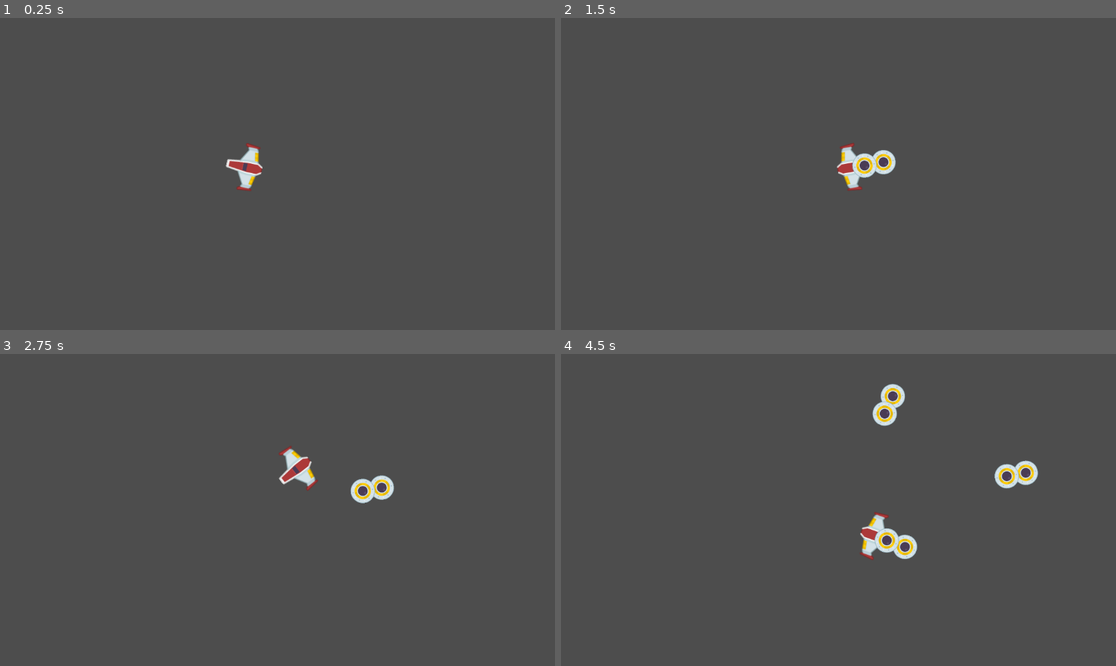
Above: before the commit, frames 1-4 (two rows, left to right).
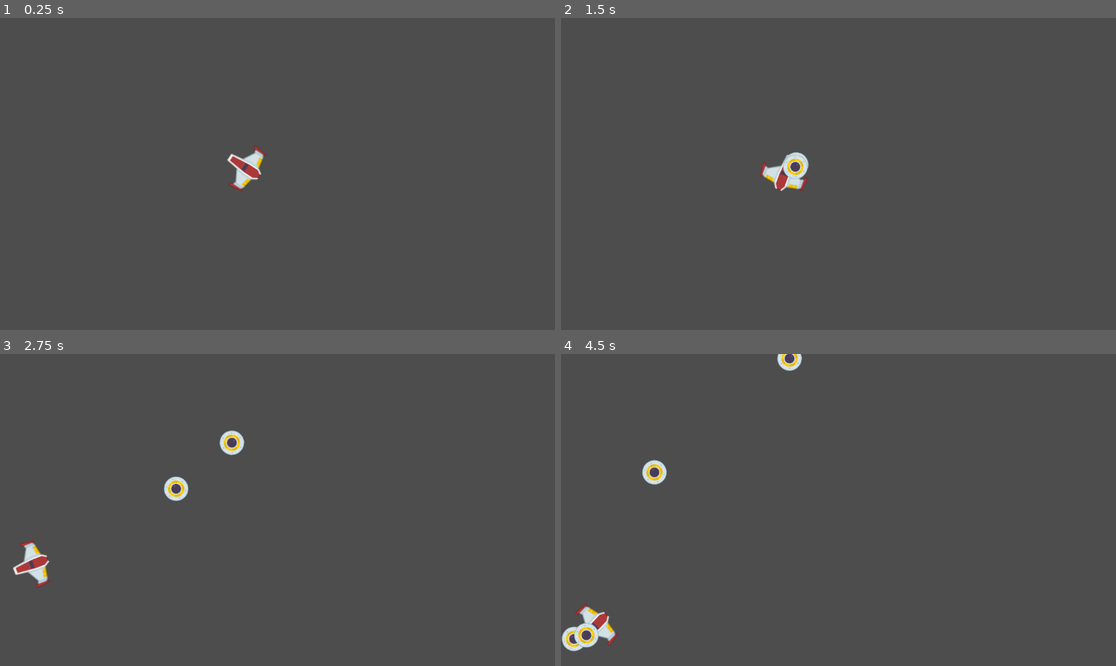
Above: after the commit, the same moments.

Repository: game-dev-besties/chicken-game
Game: Godot game, scene res://scenes/game.tscn
Same seed, same stepped clock (60 frames per second), same inputs: the game is played once before the commit and once after it.
Inputs (mouse positions are in pixels of both pictures, inside the frame that each line leads up to):
- Up to frame 1 (0.25 s): no input
- Up to frame 2 (1.5 s): move the mouse to (960, 158) at 0.52 s; press the mouse at (960, 158) at 0.53 s; move the mouse to (727, 189) at 1.27 s; release the mouse at (727, 189) at 1.28 s; click (727, 189) at 1.35 s
- Up to frame 3 (2.75 s): move the mouse to (333, 441) at 2.02 s; press the mouse at (333, 441) at 2.03 s
- Up to frame 4 (4.5 s): move the mouse to (810, 572) at 2.77 s; release the mouse at (810, 572) at 2.78 s; click (810, 572) at 2.85 s; move the mouse to (1005, 556) at 3.52 s; press the mouse at (1005, 556) at 3.53 s; move the mouse to (672, 463) at 4.27 s; release the mouse at (672, 463) at 4.28 s; click (672, 463) at 4.35 s

The runs differ from the first frame. In frame 1, 0.5% of the frame differs, in the area x 40-48%, y 40-56%; in frame 2, 1.5%; in frame 3, 1.9%; in frame 4, 2.9%, in the area x 0-86%, y 0-96%.

Commit message:
added acceleration

Diff:
--- a/scripts/chicken.gd
+++ b/scripts/chicken.gd
@@ -1,7 +1,7 @@
 extends CharacterBody2D
 
 
-const SPEED = 200.0
+const SPEED = 10000.0
 const JUMP_VELOCITY = -400.0
 
 # Get the gravity from the project settings to be synced with RigidBody nodes.
@@ -27,9 +27,9 @@
 
 
 func _physics_process(delta):
-	var dir = get_angle_to(get_global_mouse_position()) - PI/2
-	rotate(dir)
-
-	if Input.is_action_pressed("click"):
-		velocity = position.direction_to(get_global_mouse_position()) * SPEED
-	move_and_slide()
+	var dir = position.direction_to(get_global_mouse_position())
+	rotation = lerp_angle(rotation, dir.angle()-PI/2, 5 * delta)
+	if Input.is_action_just_released("click"):
+		velocity +=  dir * SPEED * delta
+	position += velocity * delta
+	#move_and_slide()
